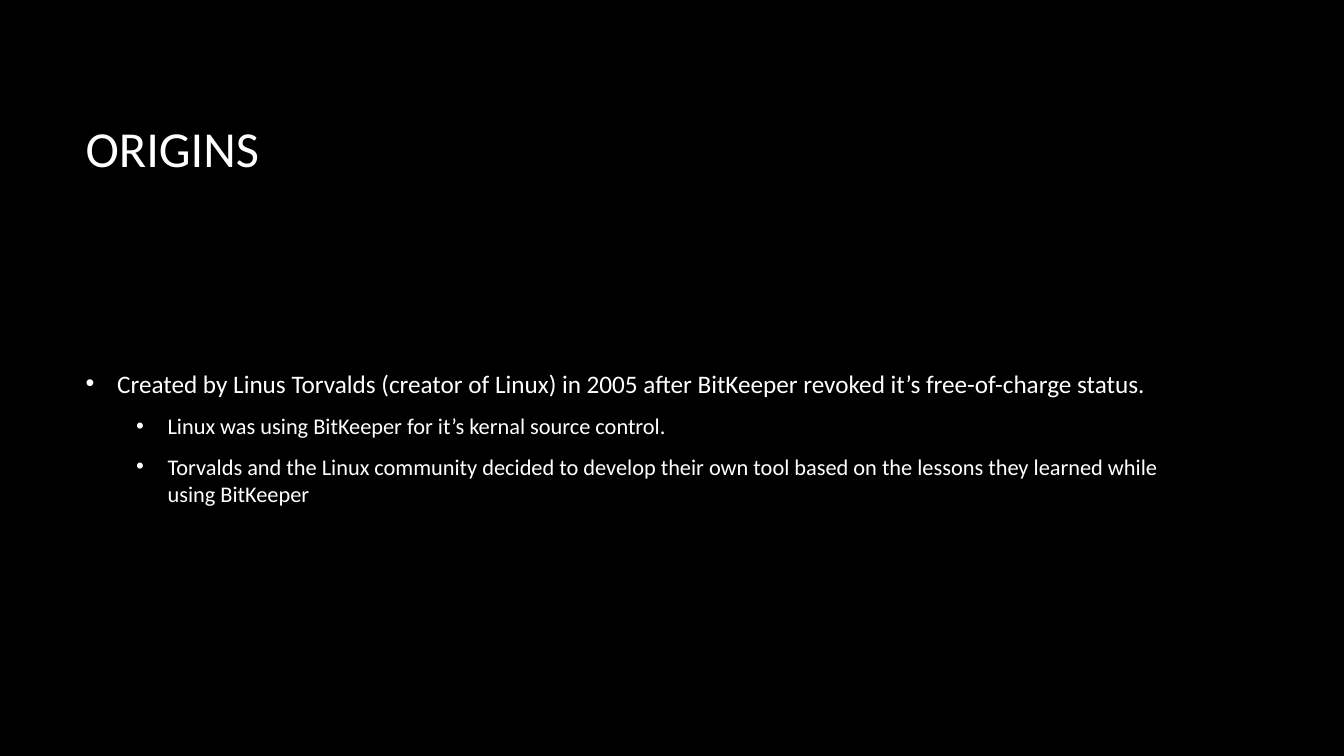
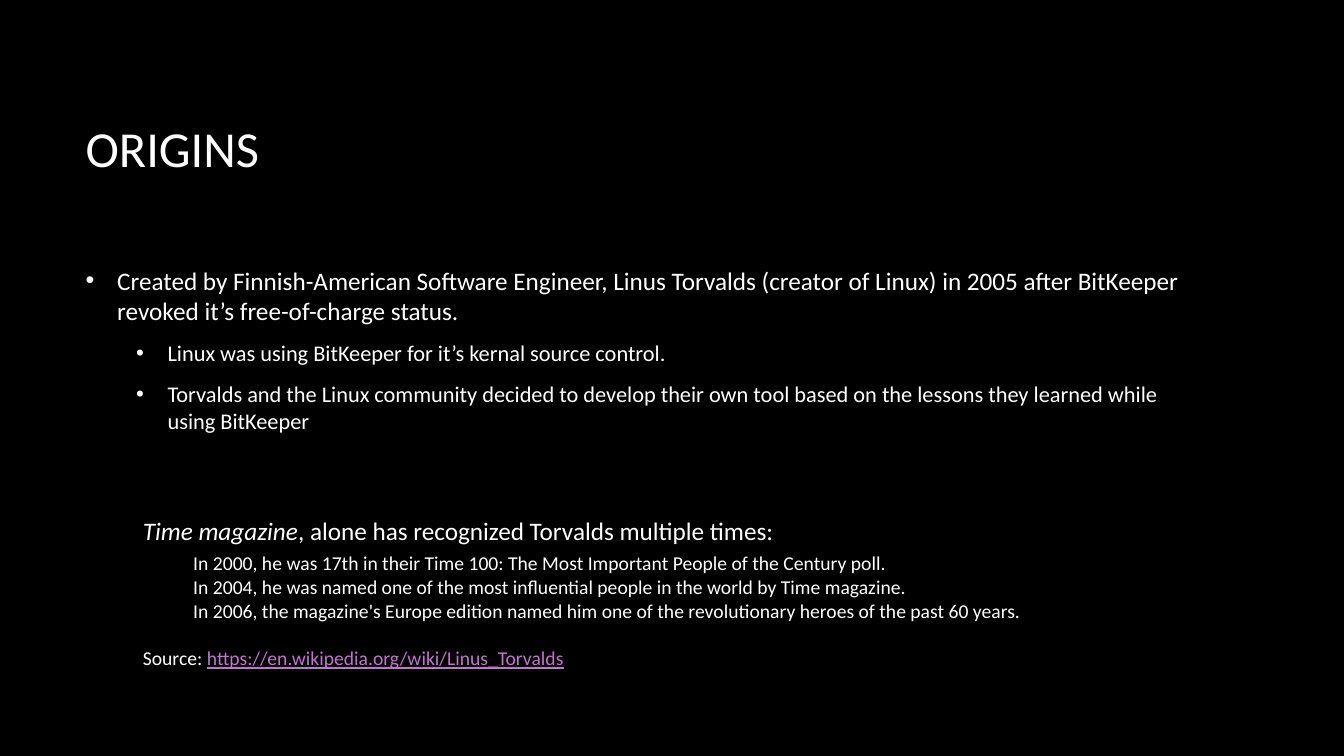
Before and after one commit to BenJokela/GitTraining, a slide deck: slide 2 of GIT 101.pptx. Drawn at 1344x756 pixels with LibreOffice and Linux fonts; fonts in the diff are those of the drawing; background and template pictures are left out. Boxes give left, top, right and bottom in pixels: in the first picture for what was removed or moved away, otherwise in the second. Text is boxed around its words. In the diff, an @@ line names an element or a change of style, - is before the commit and + after.

Commit message:
work on ppt, added cheat sheet

```diff
--- a/GIT 101.pptx
+++ b/GIT 101.pptx
@@ text at box(117, 271, 1178, 325): text changed @@
-• Created by Linus Torvalds (creator of Linux) in 2005 after BitKeeper revoked it’s free-of-charge status.
+• Created by Finnish-American Software Engineer, Linus Torvalds (creator of Linux) in 2005 after BitKeeper revoked it’s free-of-charge status.
@@ text added at box(143, 522, 1020, 669), 14 pt, text #FFFFFF @@
+Time magazine, alone has recognized Torvalds multiple times:
+In 2000, he was 17th in their Time 100: The Most Important People of the Century poll.
+In 2004, he was named one of the most influential people in the world by Time magazine.
+In 2006, the magazine's Europe edition named him one of the revolutionary heroes of the past 60 years.
+Source: https://en.wikipedia.org/wiki/Linus_Torvalds
```
Also in this commit, not shown: 1 other file.
